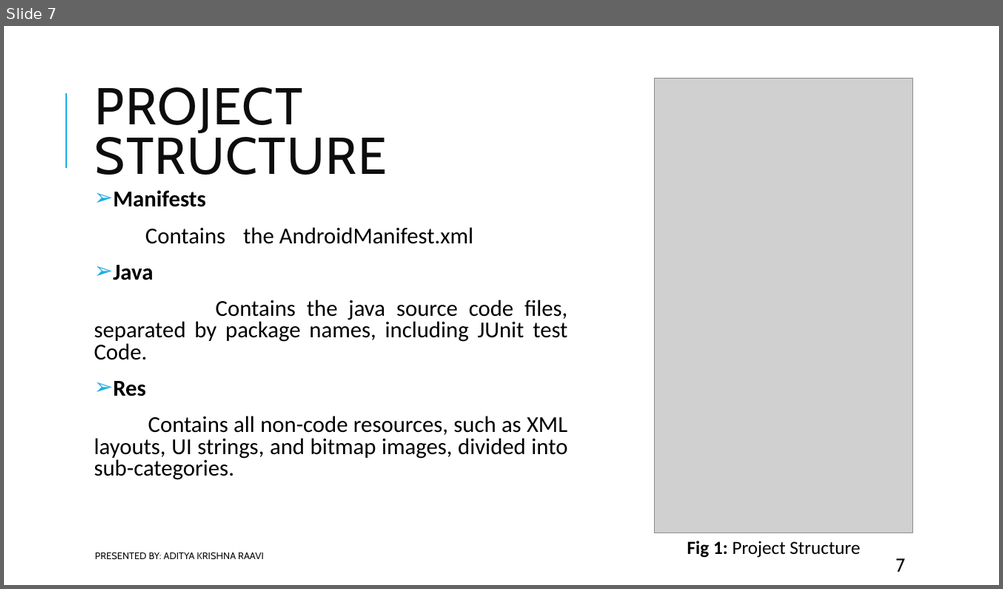
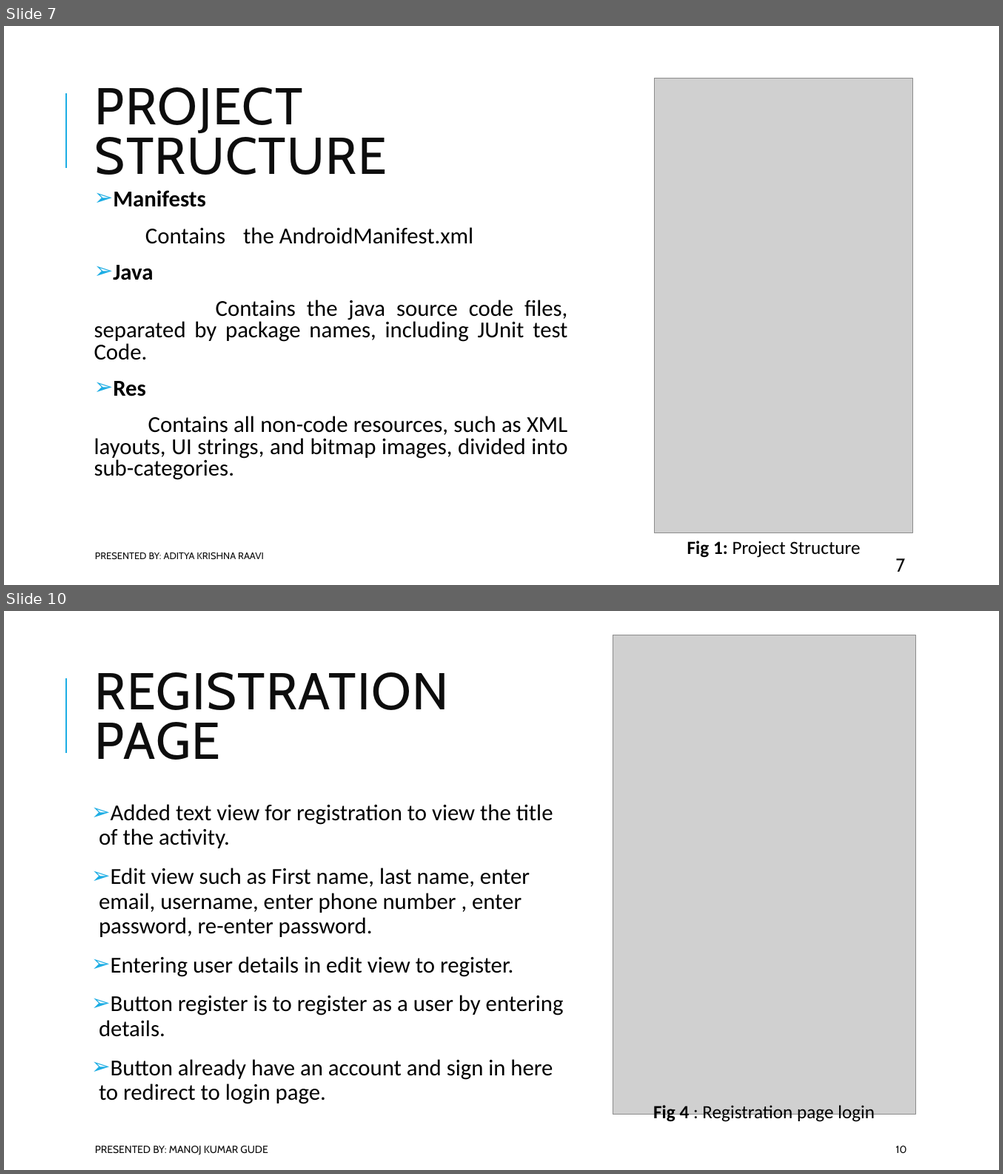
Before and after one commit to Sec03Team05Fall22GDP1/FreebiesforNewbies, a slide deck: Project_Files/Sprint7/FreBies FOR NewBIES midterm.pptx. Shown one above the other, each under a label of ours: slide 7 before the commit, slides 7 and 10 after it; the slides between them are not shown. The pictures are 1003x589 and 1003x1174 pixels, drawn with LibreOffice and Linux fonts; fonts in the diff are those of the drawing; grey boxes stand for pictures. Boxes give left, top, right and bottom in pixels: in the first picture for what was removed or moved away, otherwise in the second. Text is boxed around its words. In the diff, an @@ line names an element or a change of style, - is before the commit and + after.

```diff
--- a/Project_Files/Sprint7/FreBies FOR NewBIES midterm.pptx
+++ b/Project_Files/Sprint7/FreBies FOR NewBIES midterm.pptx
@@ slide 10 added at <box>4,611,999,1170</box>, background #FFFFFF; not listed: 1 template element that a slide beside it also shows @@
@@ picture added at <box>613,635,915,1115</box> @@
@@ title added at <box>95,672,449,760</box>, 50 pt, text #0D0D0D @@
+REGISTRATION PAGE
@@ text added at <box>99,804,563,1105</box>, 22 pt, text #000000 @@
+➢ Added text view for registration to view the title of the activity.
+➢ Edit view such as First name, last name, enter email, username, enter phone number , enter password, re-enter password.
+➢ Entering user details in edit view to register.
+➢ Button register is to register as a user by entering details.
+➢ Button already have an account and sign in here to redirect to login page.
@@ text added at <box>653,1105,874,1124</box>, 18 pt, text #000000 @@
+Fig 4 : Registration page login
@@ text added at <box>95,1146,267,1156</box>, 10 pt, text #0D0D0D @@
+PRESENTED BY: MANOJ KUMAR GUDE
@@ page number added at <box>896,1146,907,1153</box>, 10 pt, text #0D0D0D @@
+10
```
Also in this commit, not shown: 3 other slides added.
